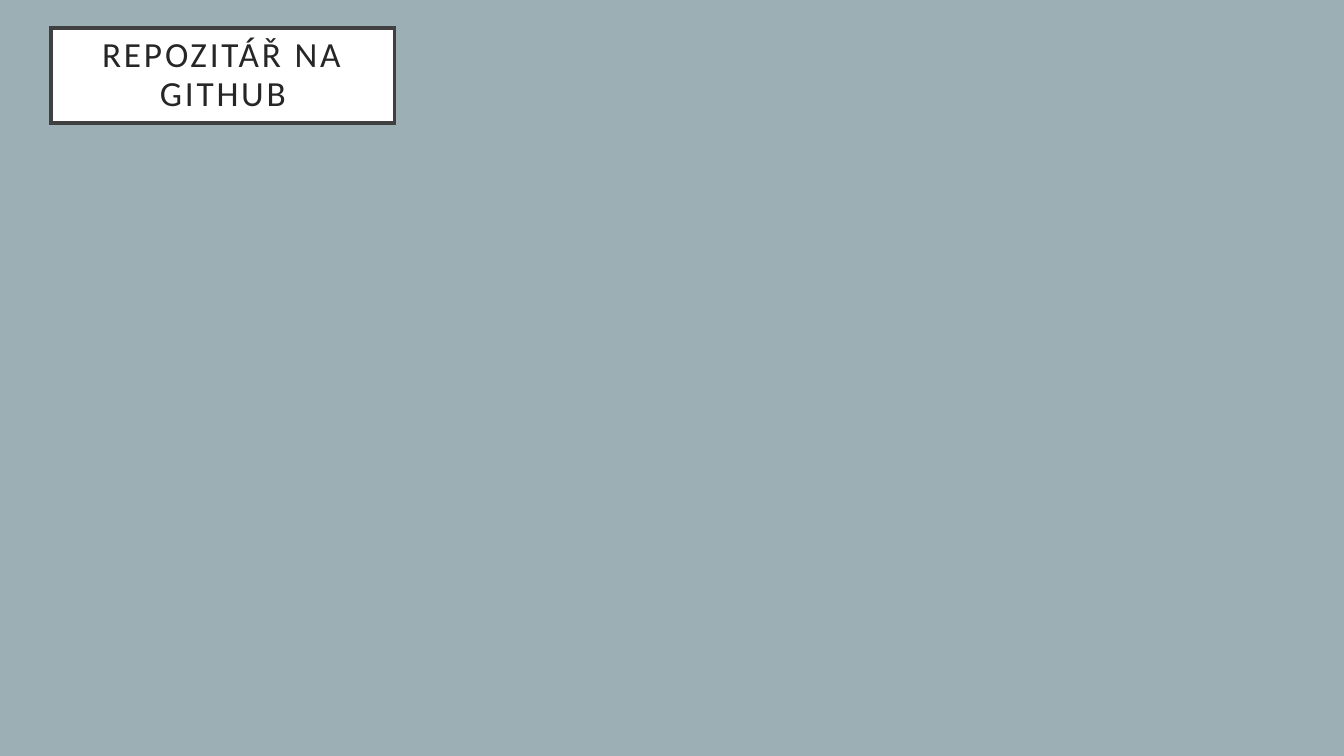
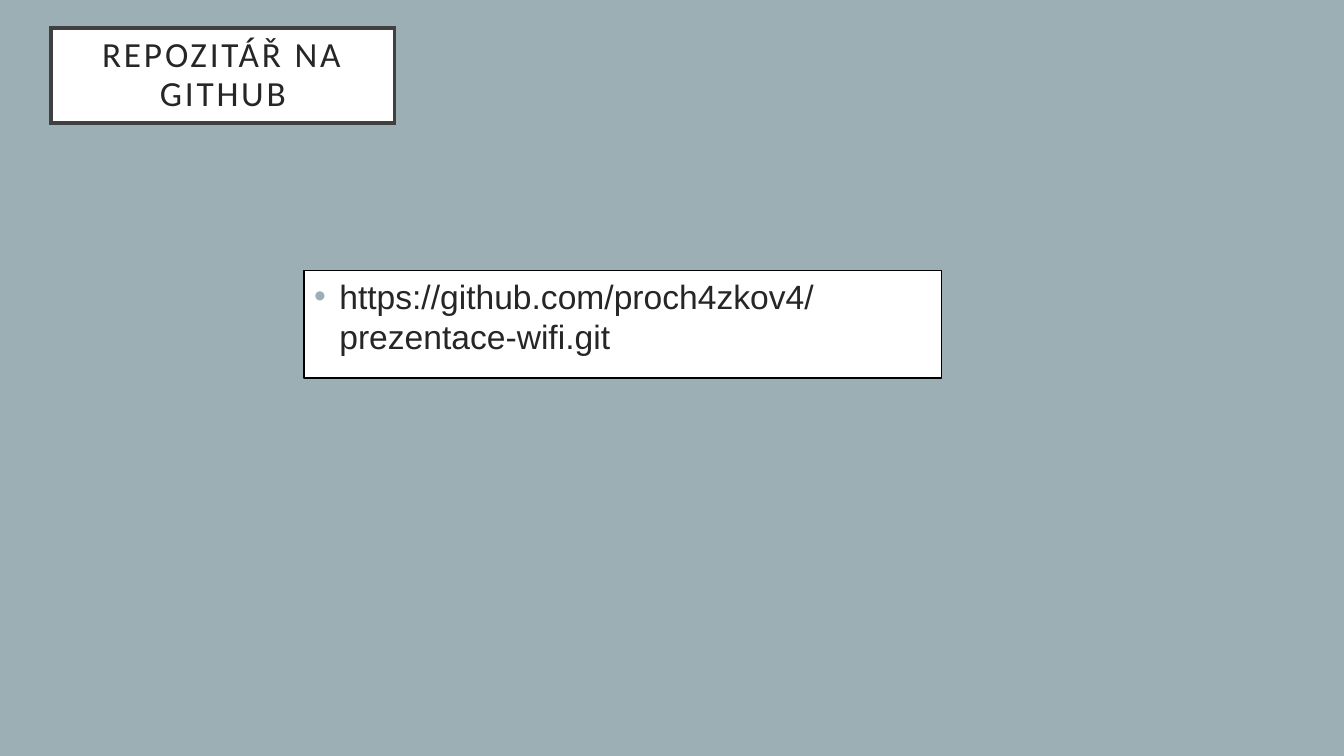
Before and after one commit to proch4zkov4/prezentace-wifi, a slide deck: slide 16 of prochazkova.pptx. Drawn at 1344x756 pixels with LibreOffice and Linux fonts; fonts in the diff are those of the drawing. Boxes give left, top, right and bottom in pixels: in the first picture for what was removed or moved away, otherwise in the second. Text is boxed around its words. In the diff, an @@ line names an element or a change of style, - is before the commit and + after.

Commit message:
7.

```diff
--- a/prochazkova.pptx
+++ b/prochazkova.pptx
@@ rectangle added at (304,270,942,378), fill #FFFFFF, outline #000000 1 pt @@
@@ text added at (339,284,813,356), 24 pt, text #262626 @@
+• https://github.com/proch4zkov4/prezentace-wifi.git
```
